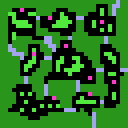
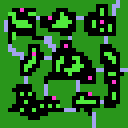
Layered file, before and after one edit (128px x 128px). Changes by layer:
painted on "Layer #3" over [4, 20, 8, 32]
